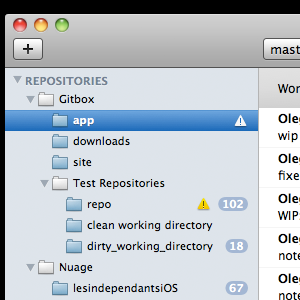
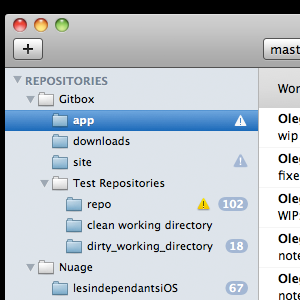
Two versions of the same layered image (300x300). Layer-by-layer changes:
added group "blue alert" with 3 layers above "white alert" over [233, 153, 248, 168]
added layer "!" (1st of 3, in "blue alert") in group "blue alert" over [239, 157, 242, 165]
added layer "Shape 3 copy 2" in group "blue alert" over [233, 153, 248, 168]
